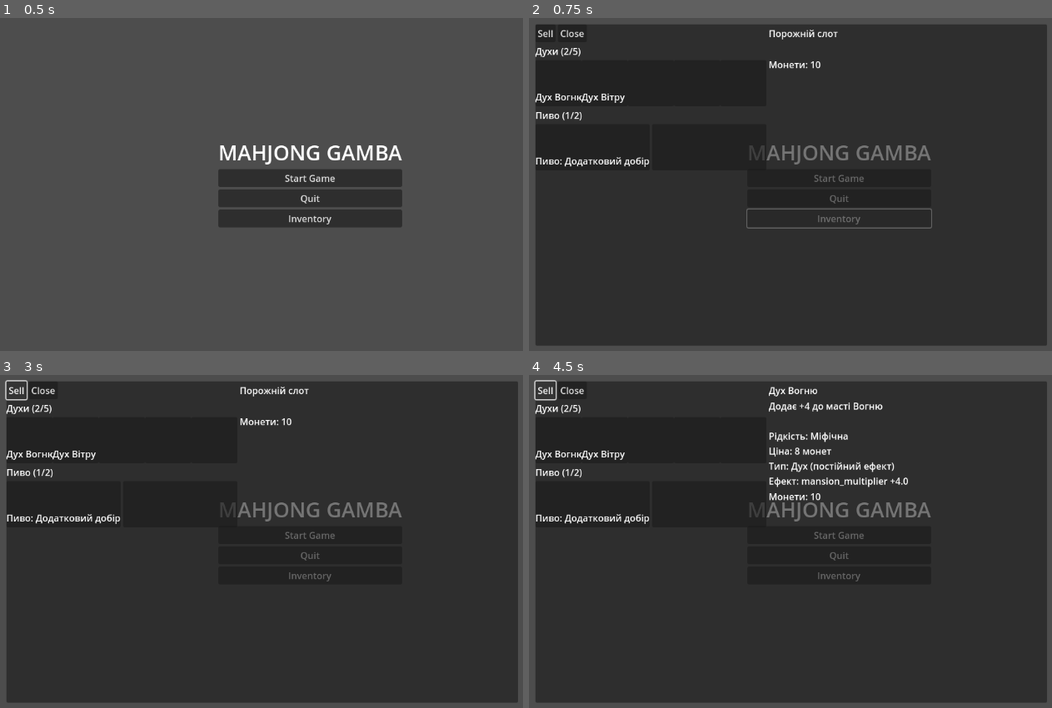
Above: before the commit, frames 1-4 (two rows, left to right).
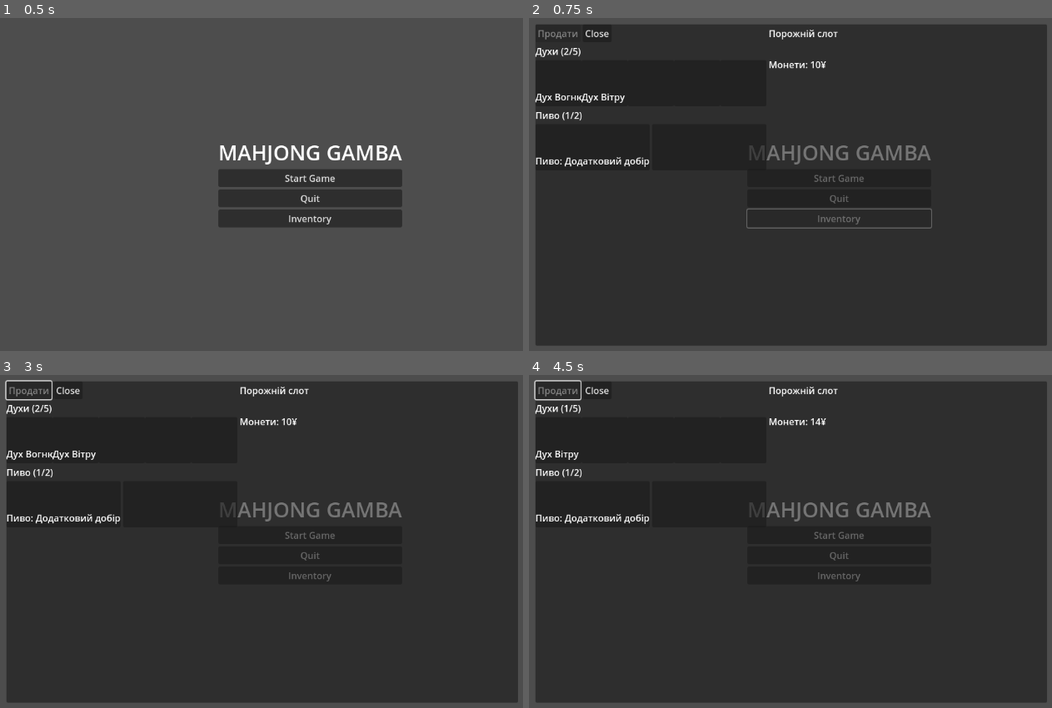
Above: after the commit, the same moments.

Repository: tl3n/mahjong-gamba
Game: Godot game, scene res://scenes/ui/main_menu.tscn
The game is run twice, just before and just after one commit, with the same random seed, the same clock (stepped at 60 frames per second) and the same inputs.
Inputs (mouse positions are in pixels of both pictures, inside the frame that each line leads up to):
- Up to frame 1 (0.5 s): no input
- Up to frame 2 (0.75 s): click "Inventory" at 0.5 s
- Up to frame 3 (3 s): click "Start Game" at 1.25 s; click "Start Game" at 2 s; click (15, 391) at 2.75 s, where only the run before the commit has a clickable "Sell"
- Up to frame 4 (4.5 s): click (560, 441) at 3.52 s; click "Sell" (after the commit: "Продати (4¥)") at 4.25 s

Frame 1 is identical in both runs. In frame 2, 0.2% of the frame differs, in the area x 1-57%, y 3-16%; in frame 3, 0.3%; in frame 4, 2.1%, in the area x 1-73%, y 1-38%.

Commit message:
fix: some small changes

Diff:
--- a/scripts/items/inventory.gd
+++ b/scripts/items/inventory.gd
@@ -11,7 +11,6 @@
 var money: int = 10           # стартова кількість монет
 
 func _ready():
-	# Тільки для тестування при порожньому інвентарі
 	if spirits.is_empty() and beers.is_empty():
 		var s1 = Spirit.new()
 		s1.id = "spirit_fire"
--- a/scripts/items/item.gd
+++ b/scripts/items/item.gd
@@ -5,7 +5,7 @@
 @export var id: String = ""         # унікальний ідентифікатор
 @export var name: String = "Item"
 @export var description: String = ""
-@export var rarity: String = "Історична" # "Історична", "Міфічна", "Легендарна"
+@export var rarity: String = "Історична"
 @export var price: int = 0
 @export var type: String = "дух"    # "дух" або "пиво"
 @export var icon: Texture2D
--- /dev/null
+++ b/scripts/items/item_database.gd
@@ -0,0 +1,196 @@
+# res://scripts/item_database.gd
+extends Node
+class_name ItemDatabase
+
+# База всіх духів
+static var spirits_data = [
+	{
+		"id": "spirit_fire",
+		"name": "Дух Вогню",
+		"description": "Додає +4 до масті Вогню",
+		"rarity": "Міфічна",
+		"price": 8,
+		"effect_type": "mansion_multiplier",
+		"effect_value": 4.0,
+		"condition": "suit=fire"
+	},
+	{
+		"id": "spirit_wind",
+		"name": "Дух Вітру",
+		"description": "Додає +2 до всіх мастей",
+		"rarity": "Легендарна",
+		"price": 10,
+		"effect_type": "all_mansion_bonus",
+		"effect_value": 2.0,
+		"condition": ""
+	},
+	{
+		"id": "spirit_water",
+		"name": "Дух Води",
+		"description": "Додає +3 до масті Води",
+		"rarity": "Міфічна",
+		"price": 8,
+		"effect_type": "mansion_multiplier",
+		"effect_value": 3.0,
+		"condition": "suit=water"
+	},
+	{
+		"id": "spirit_earth",
+		"name": "Дух Землі",
+		"description": "Додає +5 до пар",
+		"rarity": "Історична",
+		"price": 6,
+		"effect_type": "combo_bonus",
+		"effect_value": 5.0,
+		"condition": "type=pair"
+	},
+	{
+		"id": "spirit_lightning",
+		"name": "Дух Блискавки",
+		"description": "+1 додатковий хід кожного раунду",
+		"rarity": "Легендарна",
+		"price": 10,
+		"effect_type": "extra_turn",
+		"effect_value": 1.0,
+		"condition": ""
+	},
+	{
+		"id": "spirit_moon",
+		"name": "Дух Місяця",
+		"description": "Подвоює очки за понги",
+		"rarity": "Міфічна",
+		"price": 8,
+		"effect_type": "combo_bonus",
+		"effect_value": 2.0,
+		"condition": "type=pong"
+	},
+	{
+		"id": "spirit_sun",
+		"name": "Дух Сонця",
+		"description": "+3 монети після кожного раунду",
+		"rarity": "Історична",
+		"price": 6,
+		"effect_type": "money_bonus",
+		"effect_value": 3.0,
+		"condition": ""
+	},
+	{
+		"id": "spirit_dragon",
+		"name": "Дух Дракона",
+		"description": "×1.5 до всіх комбінацій",
+		"rarity": "Легендарна",
+		"price": 10,
+		"effect_type": "global_multiplier",
+		"effect_value": 1.5,
+		"condition": ""
+	}
+]
+
+static var beers_data = [
+	{
+		"id": "beer_extra_draw",
+		"name": "Пиво: Додатковий добір",
+		"description": "Дозволяє тягнути додатковий тайл цього раунду",
+		"rarity": "Історична",
+		"price": 3,
+		"round_effect": "extra_draw",
+		"duration": 1,
+		"bonus_value": 1.0
+	},
+	{
+		"id": "beer_double_points",
+		"name": "Пиво: Подвійні очки",
+		"description": "Подвоює всі очки цього раунду",
+		"rarity": "Міфічна",
+		"price": 4,
+		"round_effect": "double_points",
+		"duration": 1,
+		"bonus_value": 2.0
+	},
+	{
+		"id": "beer_vision",
+		"name": "Пиво: Бачення",
+		"description": "Показує наступні 3 тайли в колоді",
+		"rarity": "Історична",
+		"price": 3,
+		"round_effect": "reveal_tiles",
+		"duration": 1,
+		"bonus_value": 3.0
+	},
+	{
+		"id": "beer_fortune",
+		"name": "Пиво: Удача",
+		"description": "+5 монет після завершення раунду",
+		"rarity": "Історична",
+		"price": 3,
+		"round_effect": "bonus_money",
+		"duration": 1,
+		"bonus_value": 5.0
+	},
+	{
+		"id": "beer_combo",
+		"name": "Пиво: Комбо",
+		"description": "Перша комбінація дає ×3 очки",
+		"rarity": "Міфічна",
+		"price": 4,
+		"round_effect": "first_combo_boost",
+		"duration": 1,
+		"bonus_value": 3.0
+	},
+	{
+		"id": "beer_wild",
+		"name": "Пиво: Джокер",
+		"description": "Один випадковий тайл стає універсальним",
+		"rarity": "Легендарна",
+		"price": 5,
+		"round_effect": "wild_tile",
+		"duration": 1,
+		"bonus_value": 1.0
+	}
+]
+
+# Створює Spirit об'єкт з даних
+static func create_spirit_from_data(data: Dictionary) -> Spirit:
+	var s = Spirit.new()
+	s.id = data.get("id", "")
+	s.name = data.get("name", "")
+	s.description = data.get("description", "")
+	s.rarity = data.get("rarity", "Історична")
+	s.price = data.get("price", 0)
+	s.type = "дух"
+	s.effect_type = data.get("effect_type", "")
+	s.effect_value = data.get("effect_value", 0.0)
+	s.condition = data.get("condition", "")
+	s.permanent = true
+	return s
+
+# Створює Beer об'єкт з даних
+static func create_beer_from_data(data: Dictionary) -> Beer:
+	var b = Beer.new()
+	b.id = data.get("id", "")
+	b.name = data.get("name", "")
+	b.description = data.get("description", "")
+	b.rarity = data.get("rarity", "Історична")
+	b.price = data.get("price", 0)
+	b.type = "пиво"
+	b.round_effect = data.get("round_effect", "")
+	b.duration = data.get("duration", 1)
+	b.bonus_value = data.get("bonus_value", 0.0)
+	return b
+
+# Отримати випадковий дух
+static func get_random_spirit() -> Spirit:
+	var data = spirits_data[randi() % spirits_data.size()]
+	return create_spirit_from_data(data)
+
+# Отримати випадкове пиво
+static func get_random_beer() -> Beer:
+	var data = beers_data[randi() % beers_data.size()]
+	return create_beer_from_data(data)
+
+# Отримати випадковий предмет (дух або пиво)
+static func get_random_item() -> Item:
+	if randf() < 0.6:  # 60% шанс духа, 40% пива
+		return get_random_spirit()
+	else:
+		return get_random_beer()
--- a/scripts/ui/inventory_ui.gd
+++ b/scripts/ui/inventory_ui.gd
@@ -14,7 +14,10 @@
 @onready var item_name_label: Label = $Window/HBoxContainer/VBoxContainer2/ItemDetails/ItemName
 @onready var item_desc_label: Label = $Window/HBoxContainer/VBoxContainer2/ItemDetails/ItemDesc
 @onready var money_label: Label = $Window/HBoxContainer/VBoxContainer2/MoneyLabel
+
+# Кнопки
 @onready var close_button: Button = $Window/HBoxContainer/VBoxContainer/Buttons/CloseButton
+@onready var sell_button: Button = $Window/HBoxContainer/VBoxContainer/Buttons/Sell
 
 # Слот-сцена
 @export var slot_scene: PackedScene
@@ -36,9 +39,11 @@
 	inventory_node.connect("inventory_changed", Callable(self, "_on_inventory_changed"))
 	inventory_node.connect("money_changed", Callable(self, "_on_money_changed"))
 	close_button.connect("pressed", Callable(self, "_on_close_pressed"))
+	sell_button.connect("pressed", Callable(self, "_on_sell_button_pressed"))
 
 	_create_slots()
 	_refresh_ui()
+	_update_sell_button_state()
 
 func _on_close_pressed():
 	queue_free()
@@ -64,7 +69,7 @@
 	# Створюємо нові слоти для духів
 	for i in inventory_node.max_spirits:
 		var s = slot_scene.instantiate() as Button
-		s.custom_minimum_size = Vector2(80, 80)  # Менший розмір слота
+		s.custom_minimum_size = Vector2(80, 80)
 		s.index = i
 		s.connect("pressed_slot", Callable(self, "_on_spirit_slot_pressed"))
 		spirits_grid.add_child(s)
@@ -94,12 +99,14 @@
 	selected_item = it
 	selected_type = "spirit"
 	_update_item_details()
+	_update_sell_button_state()
 
 func _on_beer_slot_pressed(slot_index):
 	var it = inventory_node.get_beer_at(slot_index)
 	selected_item = it
 	selected_type = "beer"
 	_update_item_details()
+	_update_sell_button_state()
 
 func _update_item_details():
 	if selected_item == null:
@@ -114,7 +121,8 @@
 
 	var details = selected_item.description + "\n\n"
 	details += "Рідкість: " + selected_item.rarity + "\n"
-	details += "Ціна: " + str(selected_item.price) + " монет\n"
+	details += "Ціна покупки: " + str(selected_item.price) + " монет\n"
+	details += "Ціна продажу: " + str(int(selected_item.price * 0.5)) + " монет\n\n"
 
 	if selected_item is Spirit:
 		details += "Тип: Дух (постійний ефект)\n"
@@ -130,17 +138,36 @@
 	_refresh_ui()
 
 func _on_money_changed(new_money):
-	money_label.text = "Монети: %d" % new_money
+	money_label.text = "Монети: %d¥" % new_money
 
 func _on_sell_button_pressed():
 	if selected_item == null:
+		print("Немає вибраного предмета для продажу")
 		return
 
+	# Зберігаємо дані перед видаленням
+	var item_name = selected_item.name
 	var price_back = int(selected_item.price * 0.5)
+
+	# Видаляємо предмет та додаємо гроші
 	inventory_node.remove_item(selected_item)
 	inventory_node.add_money(price_back)
+
+	print("Продано %s за %d монет" % [item_name, price_back])
+
+	# Скидаємо вибір
 	selected_item = null
+	selected_type = ""
 	_refresh_ui()
+	_update_sell_button_state()
+
+func _update_sell_button_state():
+	sell_button.disabled = (selected_item == null)
+	if selected_item != null:
+		var sell_price = int(selected_item.price * 0.5)
+		sell_button.text = "Продати (%d¥)" % sell_price
+	else:
+		sell_button.text = "Продати"
 
 func _refresh_ui():
 	# Оновлюємо слоти духів
Not shown: 1 places in scenes/ui/inventory.tscn that only renumber resources
Not shown, added: scripts/items/item_database.gd.uid
